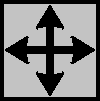
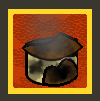
Layered file, before and after one edit (100x101). Changes by layer:
added group "large style" with 5 layers above "small style" over bbox(0, 0, 100, 101)
added layer "default button frame" in group "large style" over bbox(0, 0, 100, 101)
added layer "burned village" in group "large style" over bbox(10, 0, 83, 87)
added layer "red panel" in group "large style" over bbox(0, 0, 100, 101)
added layer "default button panel" in group "large style" over bbox(13, 14, 87, 88)
hid "reposition_button", moved it into group "small style" over bbox(0, 0, 100, 101)
